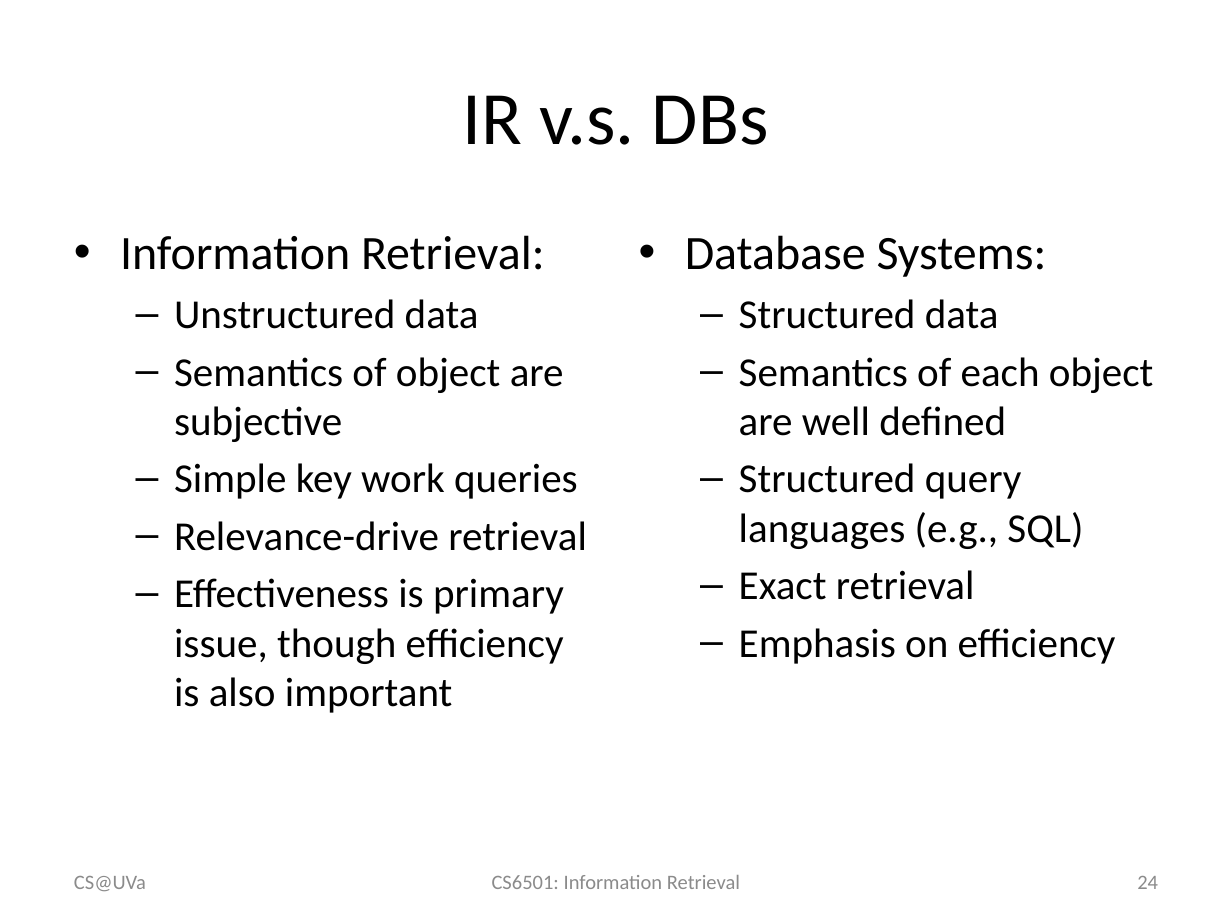
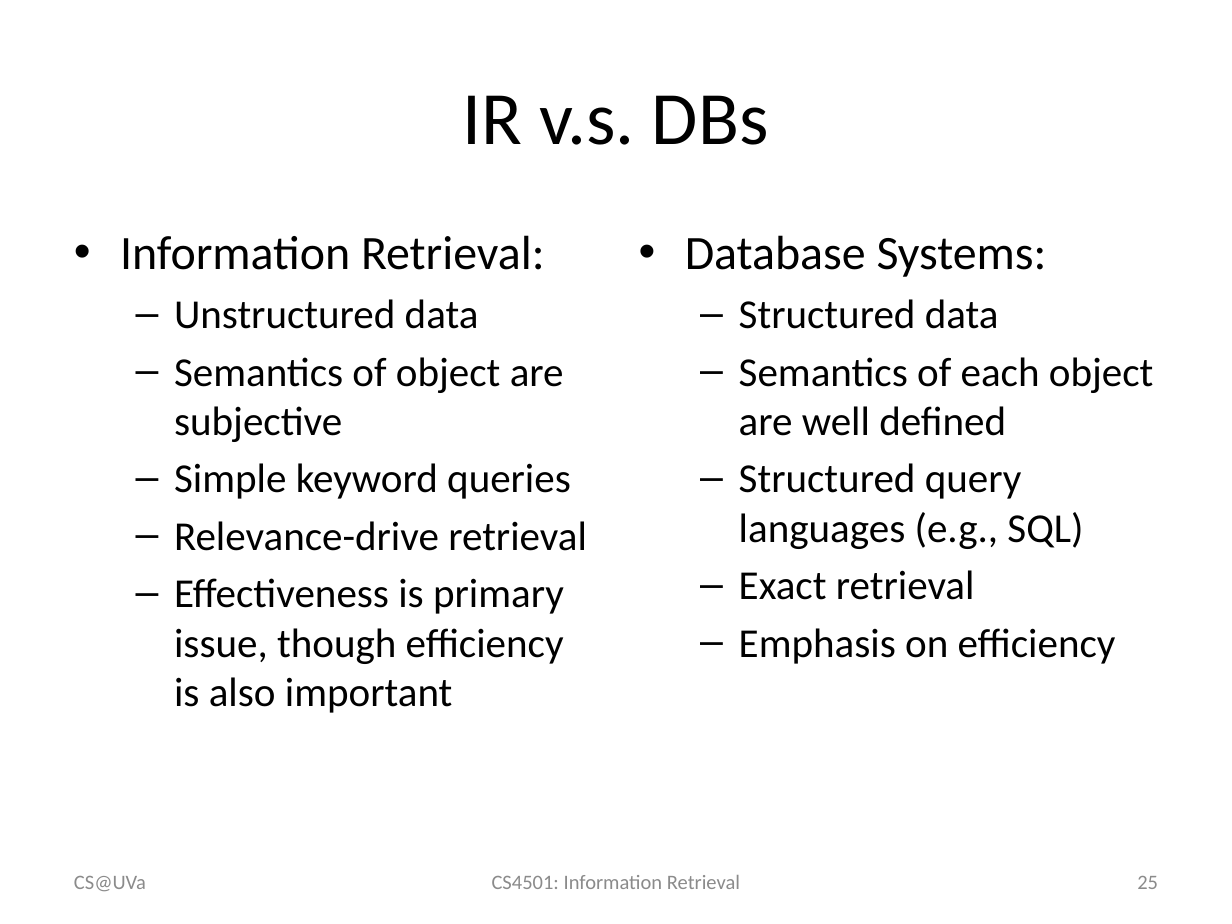
Before and after one commit to wang296/IR2015, a slide deck: slide 25 of docs/Introduction to Information Retrieval.pptx (slide 24 before the commit). Drawn at 1232x924 pixels with LibreOffice and Linux fonts; fonts in the diff are those of the drawing. Boxes give left, top, right and bottom in pixels: in the first picture for what was removed or moved away, otherwise in the second. Text is boxed around its words. In the diff, an @@ line names an element or a change of style, - is before the commit and + after.

```diff
--- a/docs/Introduction to Information Retrieval.pptx
+++ b/docs/Introduction to Information Retrieval.pptx
@@ text at (174,463,571,499): text changed @@
-  – Simple key work queries
+  – Simple keyword queries
@@ text at (492,875,740,889): text changed @@
-CS6501: Information Retrieval
+CS4501: Information Retrieval
@@ page number at (1137,876,1158,889): text changed @@
-24
+25
```
Also in this commit, not shown: 30 other slides changed, 2 slides added, 6 other files.
